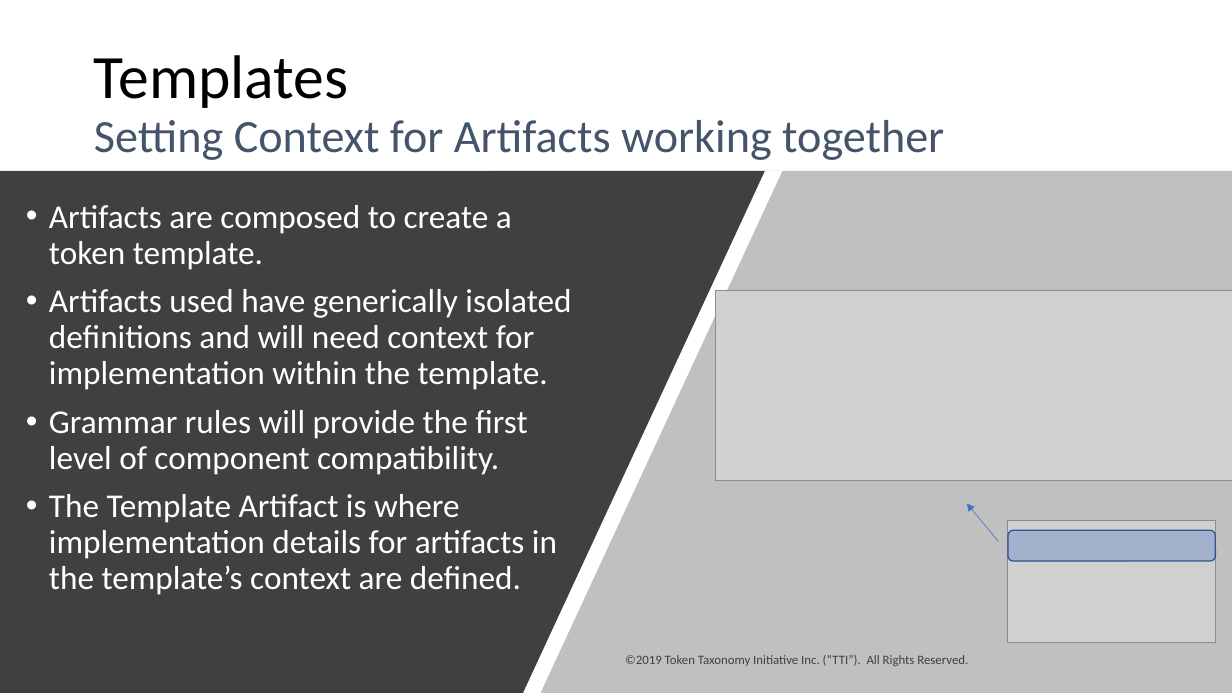
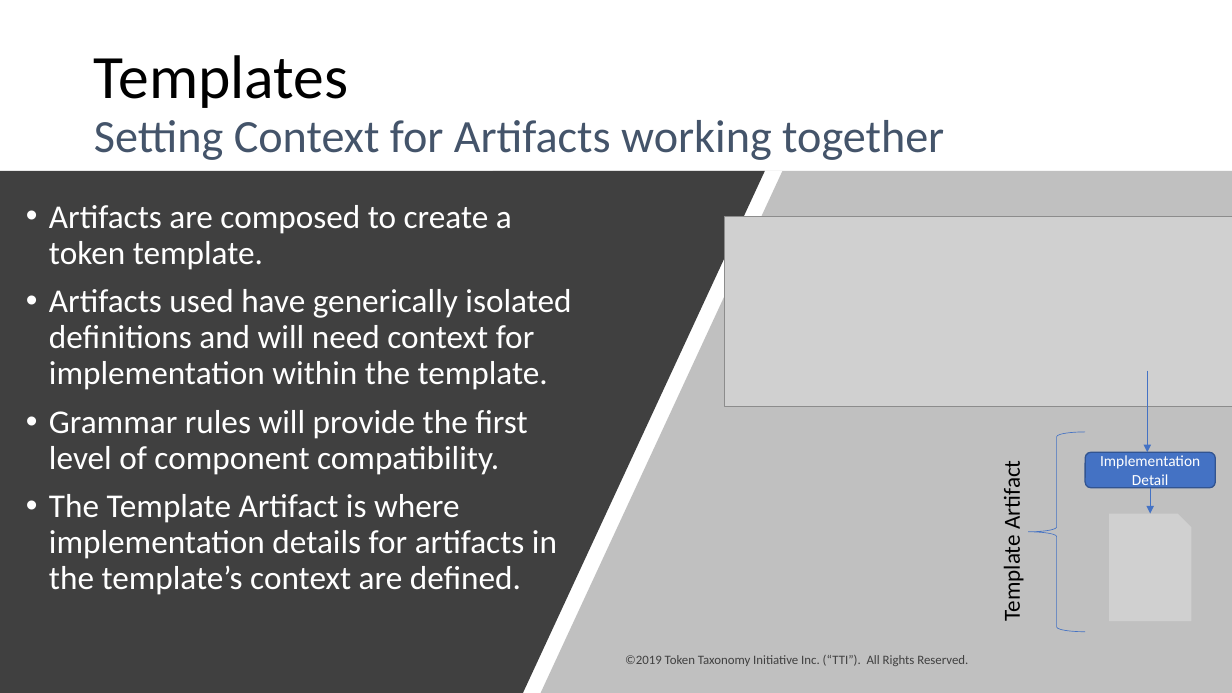
Before and after one commit to vipinsun/TokenTaxonomyFramework-pub, a slide deck: slide 15 of presentations/TTF-Presentation.pptx. Drawn at 1232x693 pixels with LibreOffice and Linux fonts; fonts in the diff are those of the drawing; grey boxes stand for pictures. Boxes give left, top, right and bottom in pixels: in the first picture for what was removed or moved away, otherwise in the second. Text is boxed around its words. In the diff, an @@ line names an element or a change of style, - is before the commit and + after.

```diff
--- a/presentations/TTF-Presentation.pptx
+++ b/presentations/TTF-Presentation.pptx
@@ picture: place and size @@
-picture at (715, 290, 1232, 481)
+picture at (725, 216, 1232, 407)
@@ arrow added from (1148, 371) to (1148, 452), #4472C4 0.5 pt @@
@@ left brace added at (1029, 432, 1086, 631), outline #4472C4 0.5 pt @@
@@ text added at (998, 466, 1026, 619), 18 pt, text #000000 @@
+Template Artifact
@@ rounded rectangle added at (1085, 452, 1215, 487), fill #4472C4, outline #325491 1 pt, 12 pt, text #FFFFFF @@
+Implementation
+Detail
@@ arrow removed from (999, 542) to (967, 504) @@
@@ arrow added from (1151, 488) to (1151, 514), #4472C4 0.5 pt @@
@@ picture removed at (1008, 521, 1216, 642) @@
@@ rounded rectangle removed at (1008, 531, 1216, 561) @@
@@ picture added at (1109, 514, 1191, 621) @@
```
